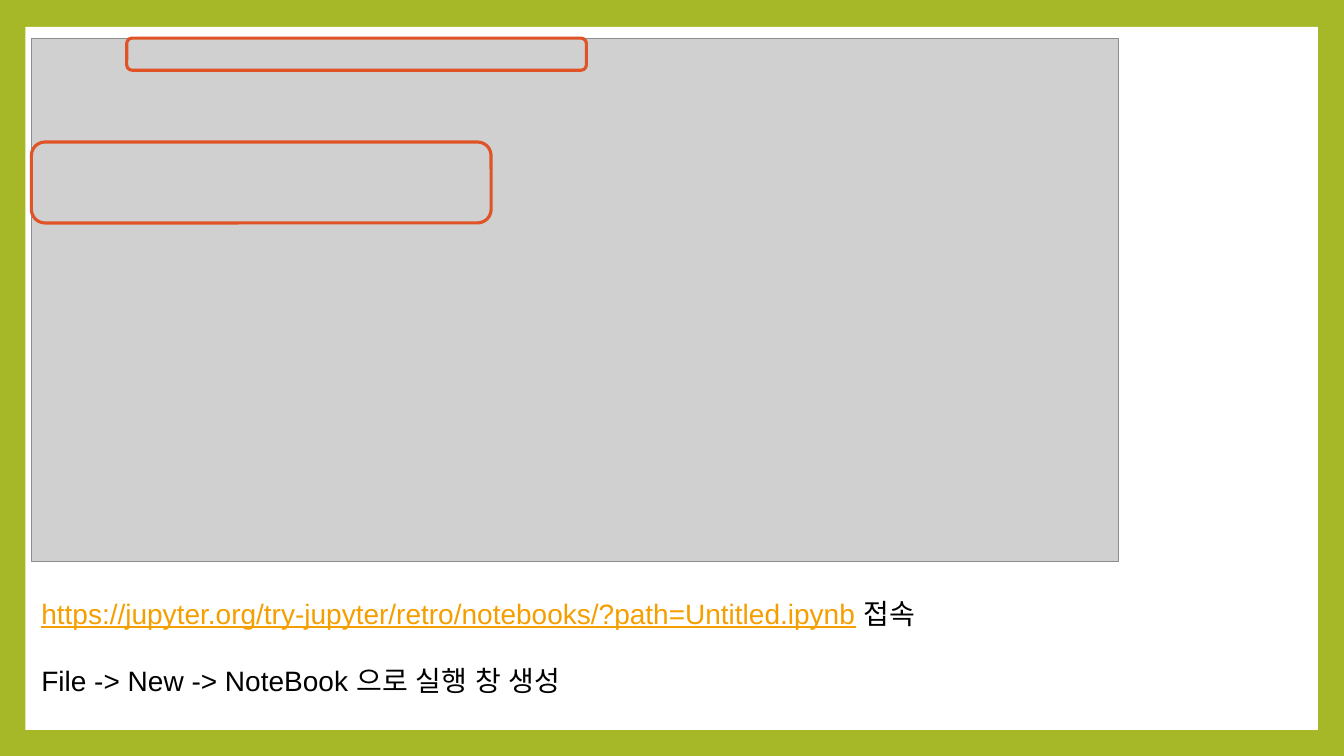
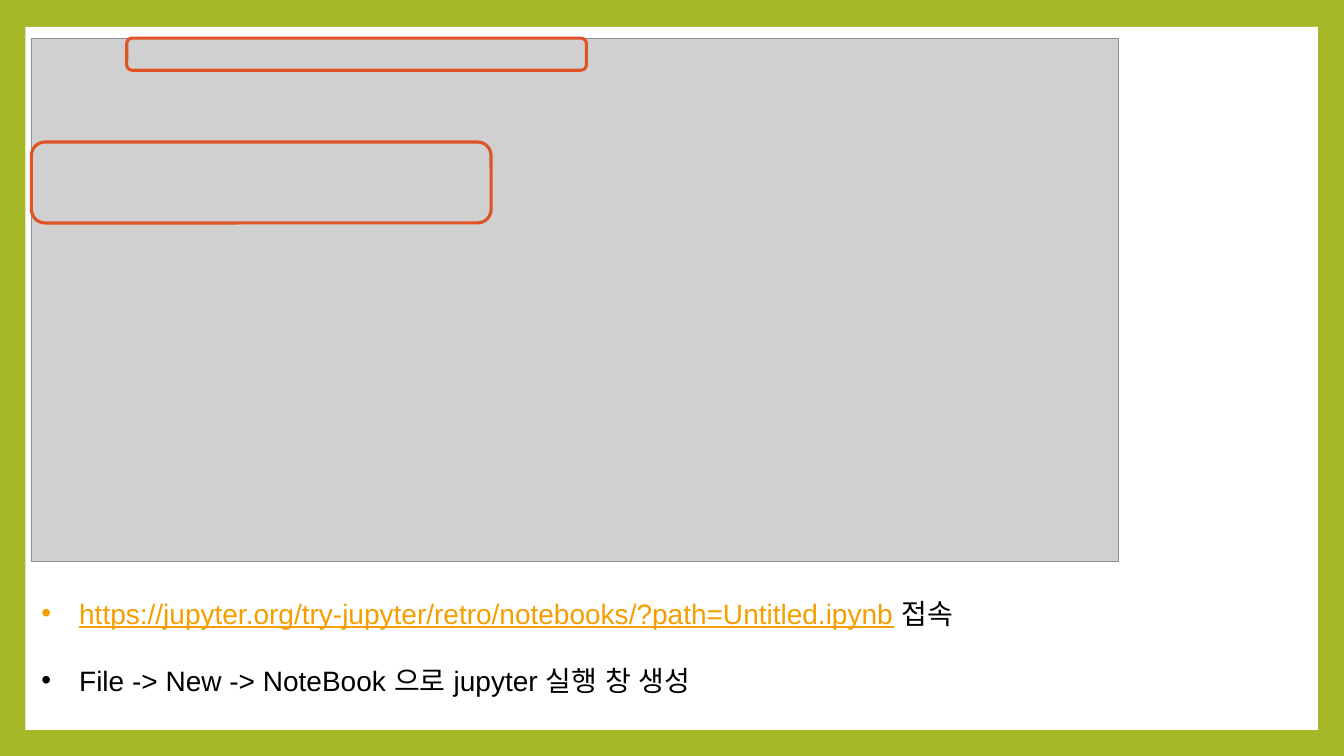
Before and after one commit to noheul1030/KOPO-Python-Vacation, a slide deck: slide 3 of Python과제/Python_1강.pptx. Drawn at 1344x756 pixels with LibreOffice and Linux fonts; fonts in the diff are those of the drawing; grey boxes stand for pictures. Boxes give left, top, right and bottom in pixels: in the first picture for what was removed or moved away, otherwise in the second. Text is boxed around its words. In the diff, an @@ line names an element or a change of style, - is before the commit and + after.

```diff
--- a/Python과제/Python_1강.pptx
+++ b/Python과제/Python_1강.pptx
@@ text at box(79, 600, 954, 629): bullet none to • @@
@@ text at box(79, 667, 691, 696): text changed @@
-File -> New -> NoteBook 으로 실행 창 생성
+• File -> New -> NoteBook 으로 jupyter 실행 창 생성
```
Also in this commit, not shown: 3 other slides changed, 1 slide added.
